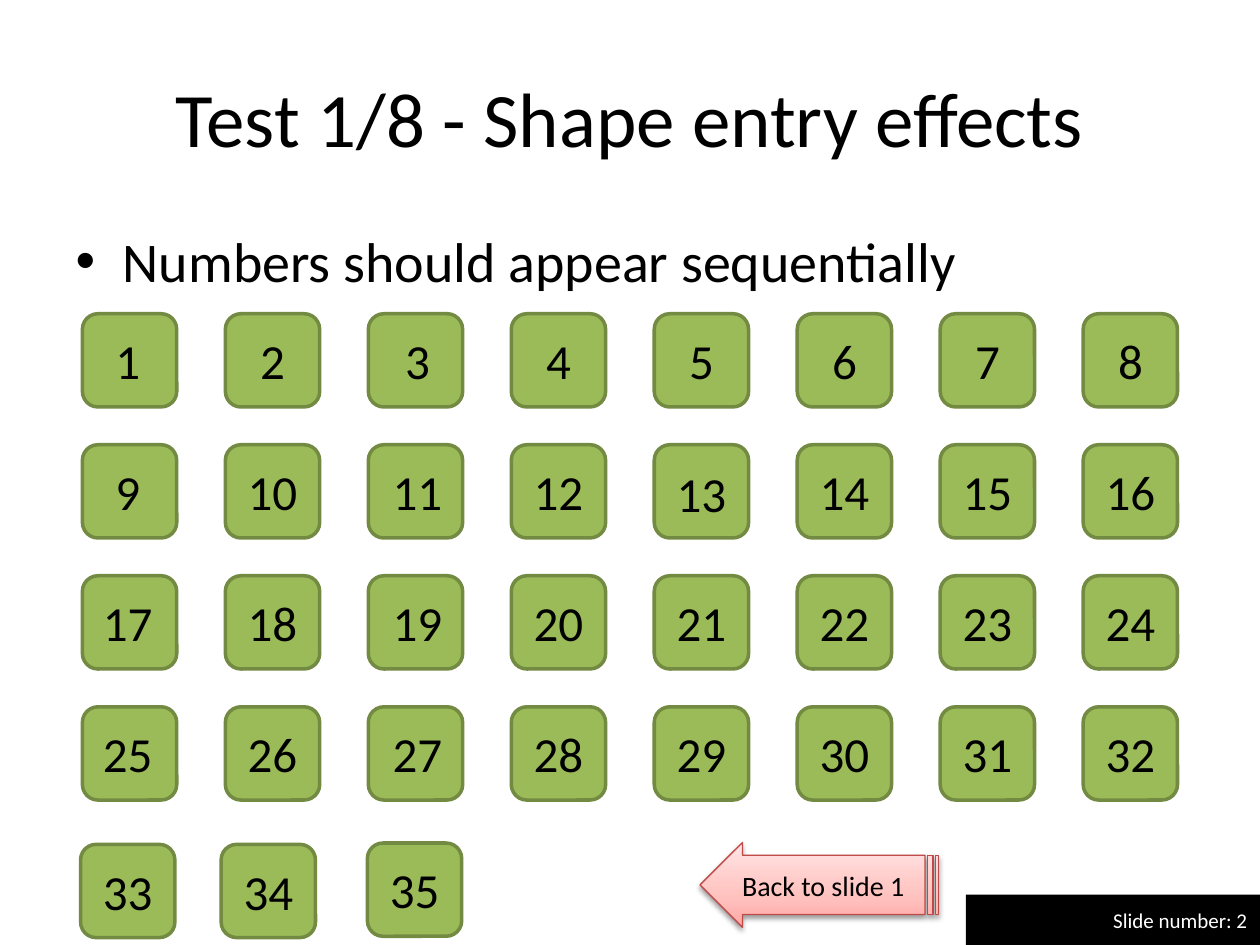
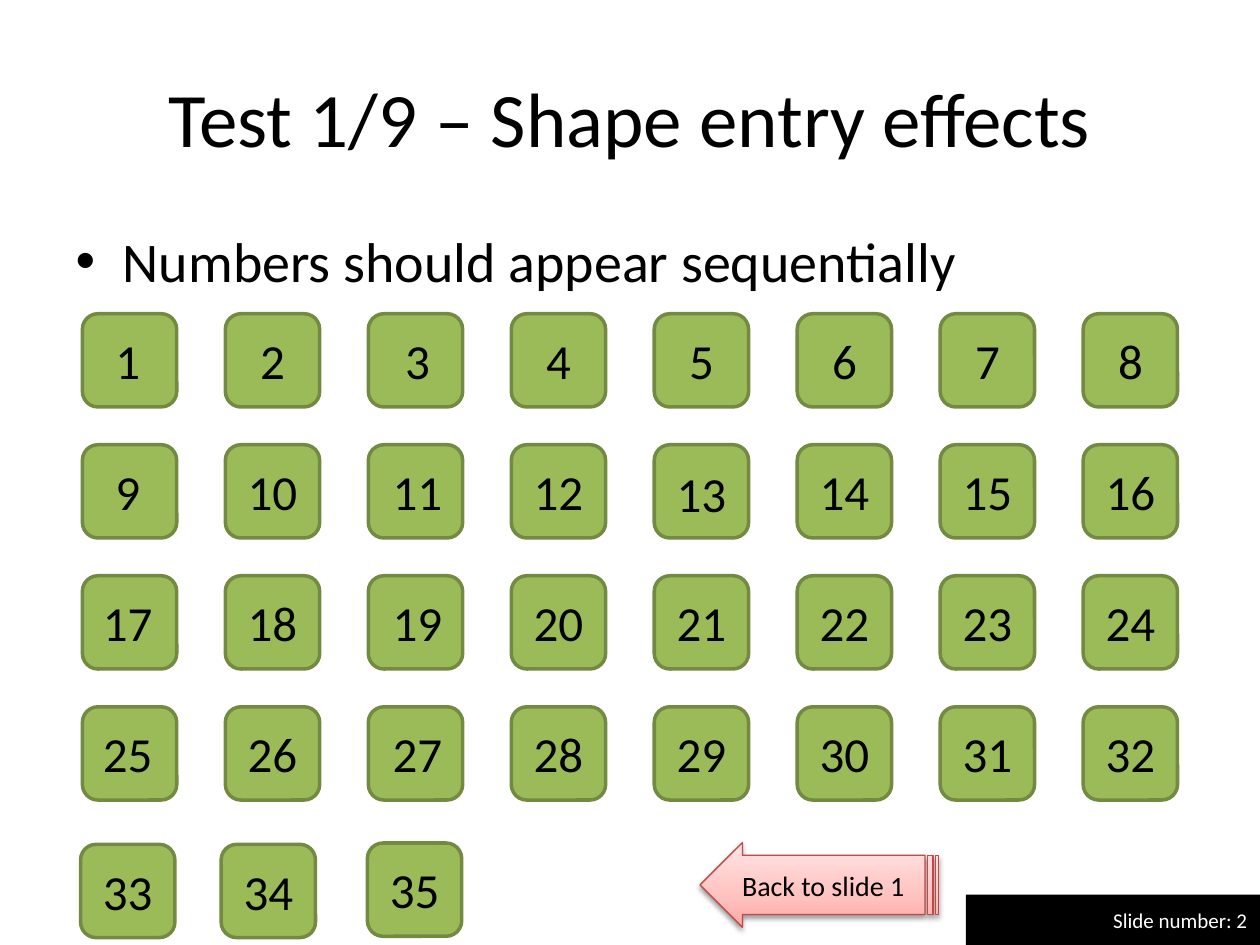
Before and after one commit to maxonthegit/PPspliT, a slide deck: slide 2 of src/PPT12+/PPspliT.pptm. Drawn at 1260x945 pixels with LibreOffice and Linux fonts; fonts in the diff are those of the drawing. Boxes give left, top, right and bottom in pixels: in the first picture for what was removed or moved away, otherwise in the second. Text is boxed around its words. In the diff, an @@ line names an element or a change of style, - is before the commit and + after.

```diff
--- a/src/PPT12+/PPspliT.pptm
+++ b/src/PPT12+/PPspliT.pptm
@@ title at bbox=[169, 93, 1090, 160]: text changed @@
-Test 1/8 - Shape entry effects
+Test 1/9 – Shape entry effects
```
Also in this commit, not shown: 11 other slides changed, 2 slides added.
